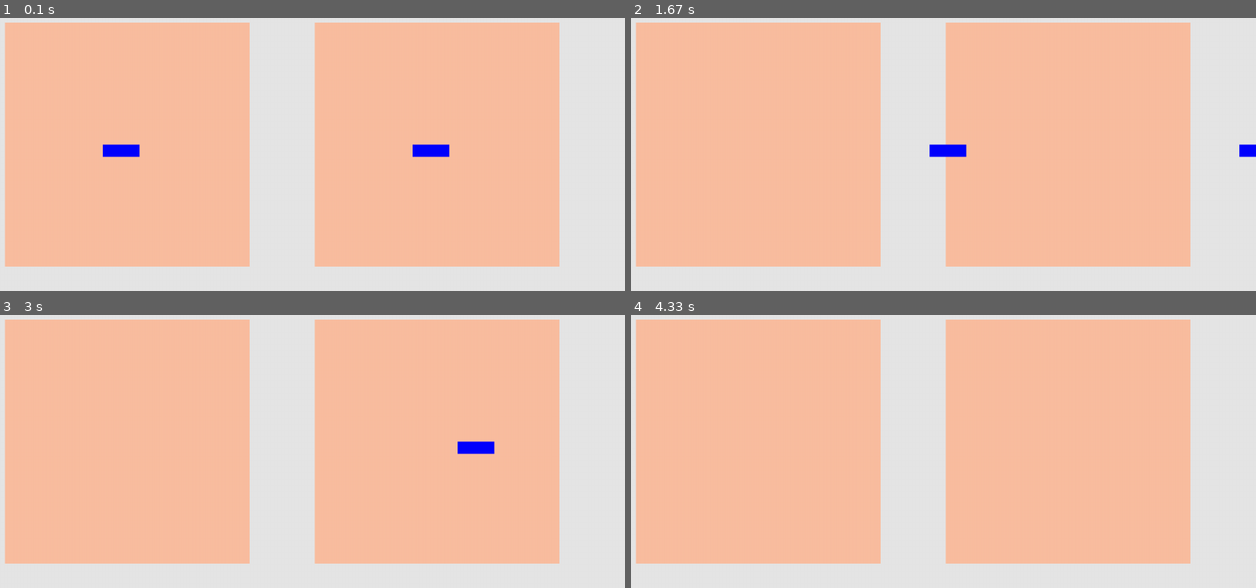
Above: before the commit, frames 1-4 (two rows, left to right).
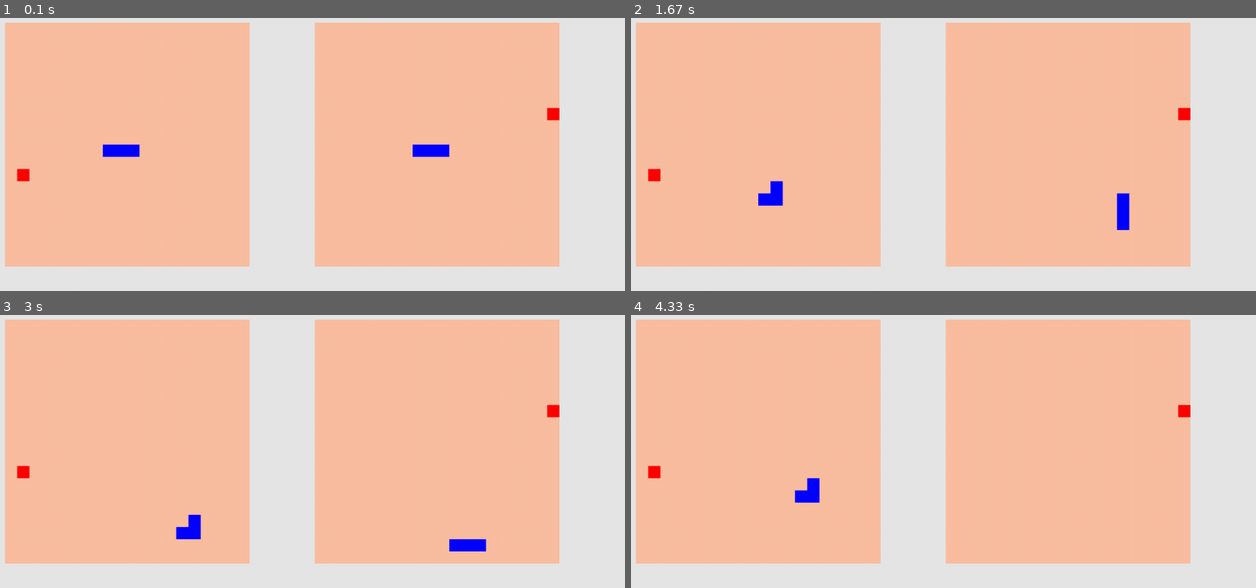
Above: after the commit, the same moments.

Repository: SamiFatmi/Snake-AI
Game: pygame game, started from snake_training_academy.py
The game is run twice, just before and just after one commit, with the same random seed, the same clock (stepped at 60 frames per second) and the same inputs.
Inputs:
- Up to frame 1 (0.1 s): no input
- Up to frame 2 (1.67 s): no input
- Up to frame 3 (3 s): no input
- Up to frame 4 (4.33 s): no input

The runs differ from the first frame. In frame 1, 0.2% of the frame differs, in the area x 2-90%, y 32-60%; in frame 2, 1.2%, in the area x 2-100%, y 32-78%; in frame 3, 1.0%; in frame 4, 0.5%.

Commit message:
made snakes move in random ways

Diff:
--- a/snake_training_academy.py
+++ b/snake_training_academy.py
@@ -45,6 +45,36 @@
         pygame.draw.rect(window,pygame.Color("red"),fruit_rect)
 
 
+class AI():
+    def __init__(self,screen = 1) -> None:
+        self.screen = screen
+        self.score = 0
+        self.weights = [0,0,0,0,0,0,0]
+        self.snake = SNAKE(screen)
+        self.fruit = FRUIT(screen)
+
+    def decide_direction(self):
+        while True :
+            direction = random.choice([Vector2(1,0),Vector2(-1,0),Vector2(0,1),Vector2(0,-1)])
+            if direction + self.snake.body[0] - self.snake.body[1] != Vector2(0,0):
+                self.snake.direction = direction
+                break
+
+
+    def update(self):
+        self.snake.move_snake()
+        self.decide_direction()
+
+    def draw_elements(self):
+        self.snake.draw_snake()
+        self.fruit.draw_fruit()
+
+
+
+
+
+
+
 
 # settings
 
@@ -64,8 +94,9 @@
 
 pygame.init()
 
-snake1 = SNAKE()
-snake2 = SNAKE(2)
+agent1 = AI(1)
+agent2 = AI(2)
+
 window = pygame.display.set_mode(dimensions_of_display)
 
 clock = pygame.time.Clock()
@@ -85,16 +116,16 @@
             sys.exit()
 
         if event.type == SCREEN_UPDATE :
-            snake1.move_snake()
-            snake2.move_snake()
+            agent1.update()
+            agent2.update()
 
     window.fill((230,230,230))
 
     for game_screen in game_rects :
         pygame.draw.rect(window,(250,190,160),game_screen)
 
-    snake1.draw_snake()
-    snake2.draw_snake()
+    agent1.draw_elements()
+    agent2.draw_elements()
 
 
     pygame.display.update()
